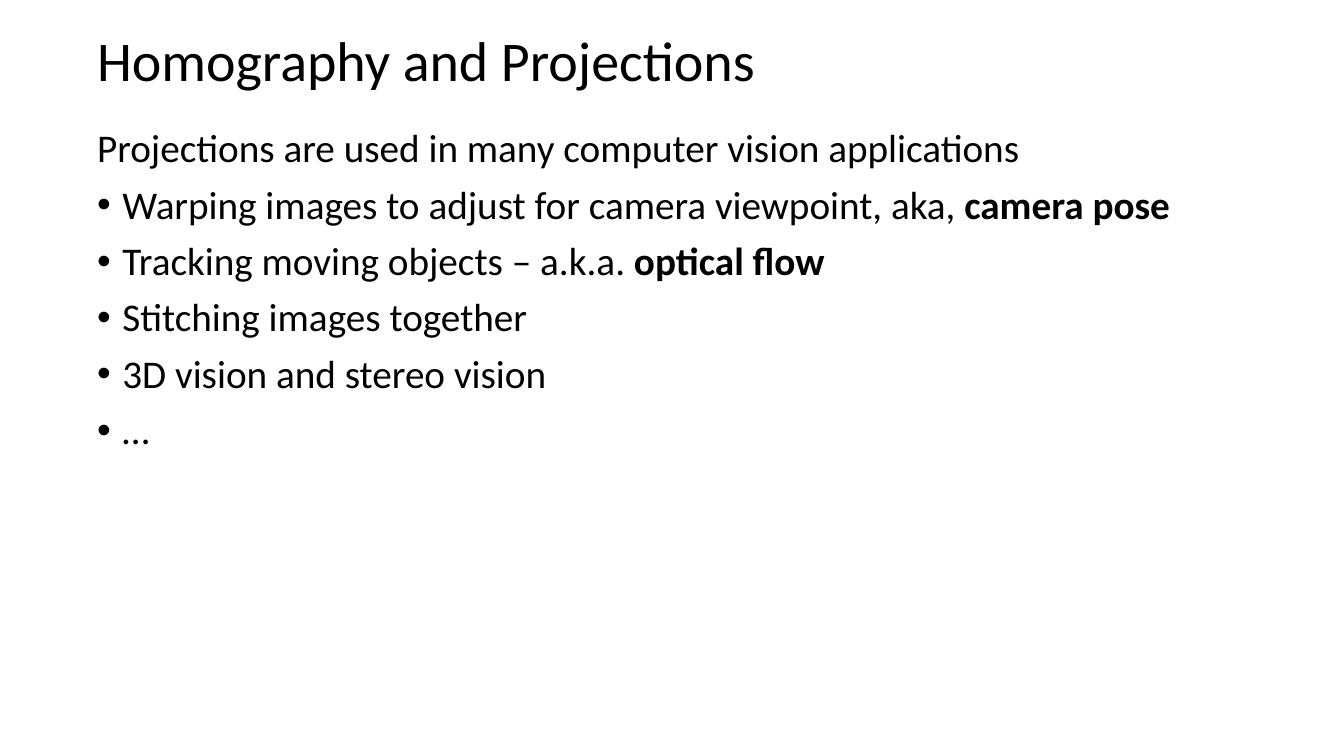
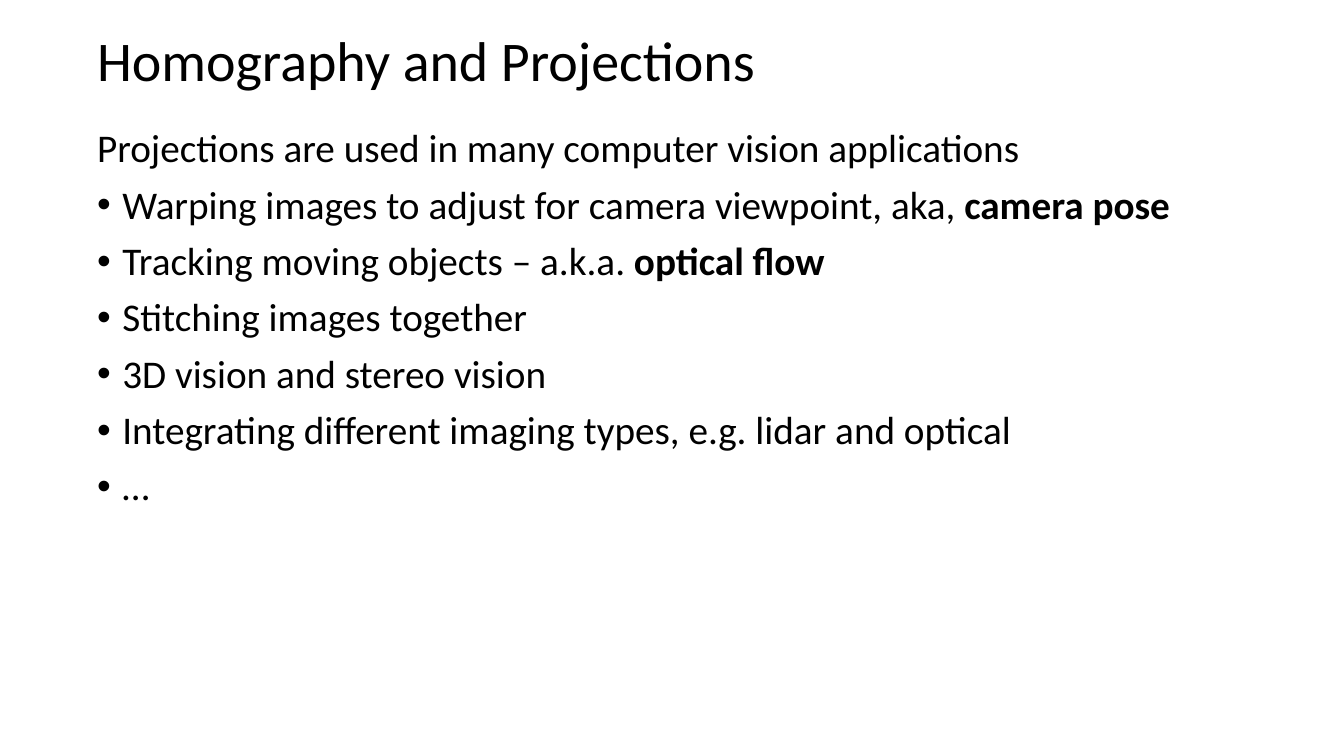
Before and after one commit to StephenElston/CSCI-E25, a slide deck: slide 3 of Slides/9_HomographyProjection.pptx. Drawn at 1344x756 pixels with LibreOffice and Linux fonts; fonts in the diff are those of the drawing. Boxes give left, top, right and bottom in pixels: in the first picture for what was removed or moved away, otherwise in the second. Text is boxed around its words. In the diff, an @@ line names an element or a change of style, - is before the commit and + after.

```diff
--- a/Slides/9_HomographyProjection.pptx
+++ b/Slides/9_HomographyProjection.pptx
@@ text at (x1=122, y1=416, x2=1011, y2=451): paragraph added @@
+• Integrating different imaging types, e.g. lidar and optical
```
Also in this commit, not shown: 6 other slides changed, 2 slides added.
